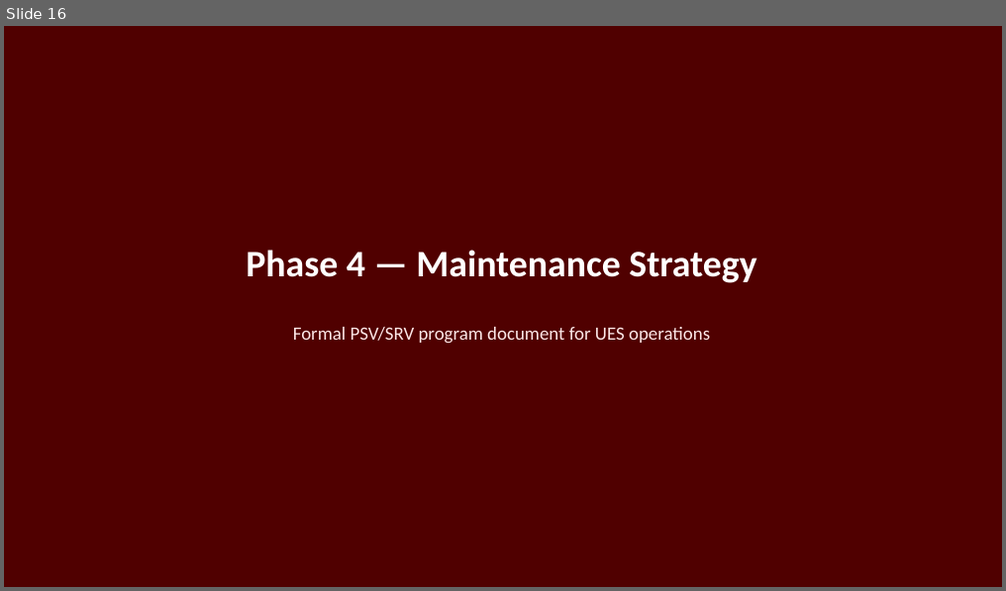
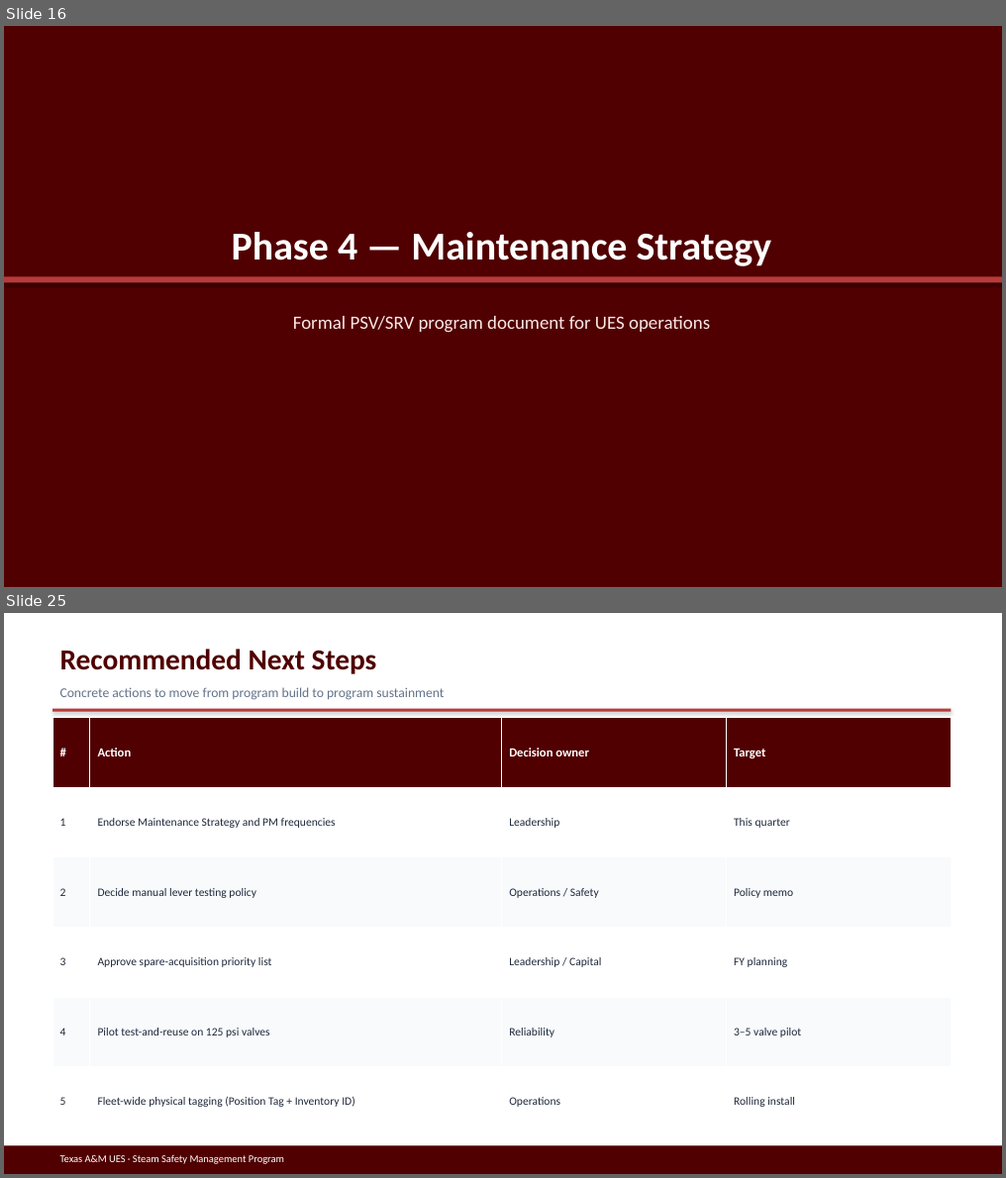
Before and after one commit to stavan12-a11y/PSV-Compliance-Tracking-Dashboard, a slide deck: docs/presentation/UES-Steam-Safety-Management-Program.pptx. Shown one above the other, each under a label of ours: slide 16 before the commit, slides 16 and 25 after it; the slides between them are not shown. The pictures are 1006x591 and 1006x1178 pixels, drawn with LibreOffice and Linux fonts; fonts in the diff are those of the drawing. Boxes give left, top, right and bottom in pixels: in the first picture for what was removed or moved away, otherwise in the second. Text is boxed around its words. In the diff, an @@ line names an element or a change of style, - is before the commit and + after.

```diff
--- a/docs/presentation/UES-Steam-Safety-Management-Program.pptx
+++ b/docs/presentation/UES-Steam-Safety-Management-Program.pptx
@@ slide 25 added at (4,613,1002,1174), background #FFFFFF @@
@@ text added at (60,649,377,674), 28 pt, text #500000, bold @@
+Recommended Next Steps
@@ text added at (60,687,444,700), 13 pt, text #64748B @@
+Concrete actions to move from program build to program sustainment
@@ rectangle added at (53,709,951,712), fill #B83A3A @@
@@ table added at (53,718,951,1137), 6 rows, 4 columns @@
+# | Action | Decision owner | Target
+1 | Endorse Maintenance Strategy and PM frequencies | Leadership | This quarter
+2 | Decide manual lever testing policy | Operations / Safety | Policy memo
+3 | Approve spare-acquisition priority list | Leadership / Capital | FY planning
+4 | Pilot test-and-reuse on 125 psi valves | Reliability | 3–5 valve pilot
+5 | Fleet-wide physical tagging (Position Tag + Inventory ID) | Operations | Rolling install
@@ rectangle added at (4,1146,1002,1174), fill #500000 @@
@@ text added at (60,1156,284,1164), 10 pt, text #FFFFFF @@
+Texas A&M UES · Steam Safety Management Program
@@ slide 16 changed as well @@
@@ text "Phase 4 — Maintenance Strategy": place and size @@
-text "Phase 4 — Maintenance Strategy" at (246,250,756,283)
+text "Phase 4 — Maintenance Strategy" at (232,232,772,267)
@@ text "Phase 4 — Maintenance Strategy" at (232,232,772,267): size 36 to 38 pt @@
@@ rectangle added at (4,276,1002,282), fill #B83A3A @@
@@ text "Formal PSV/SRV program document for ...": place and size @@
-text "Formal PSV/SRV program document for ..." at (293,327,710,344)
+text "Formal PSV/SRV program document for ..." at (293,316,710,333)
```
Also in this commit, not shown: 16 other slides changed, 8 other slides added, 9 slides removed, 5 other files.
